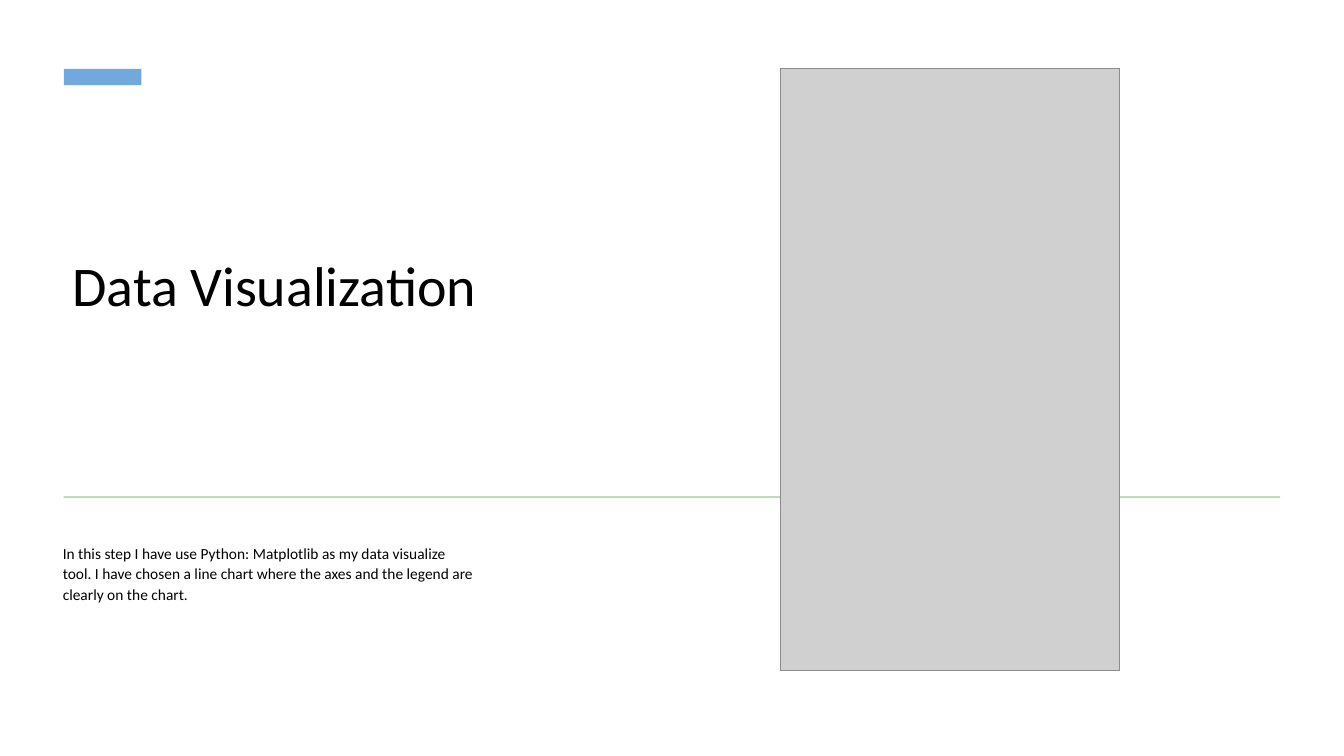
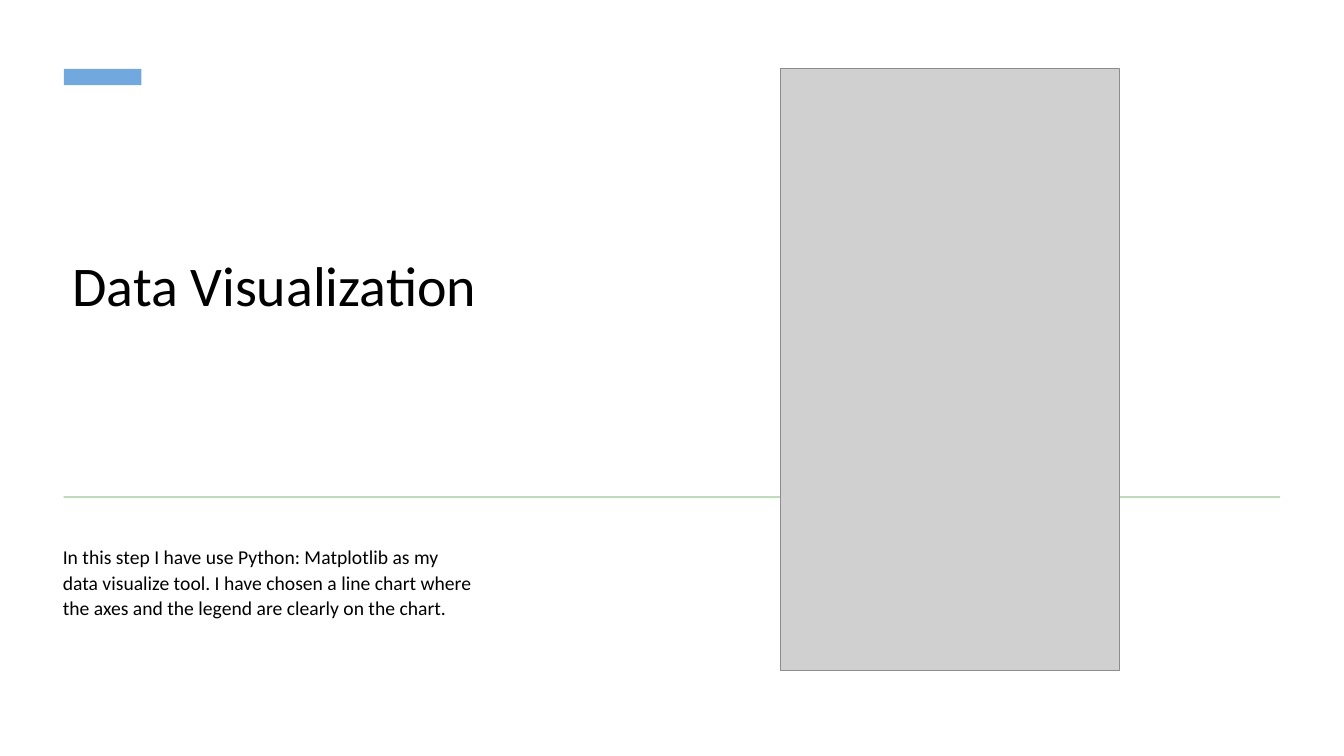
Before and after one commit to isaphu/Project-Weather-Trends, a slide deck: slide 4 of Bangkok Vs.pptx. Drawn at 1344x756 pixels with LibreOffice and Linux fonts; fonts in the diff are those of the drawing; grey boxes stand for pictures. Boxes give left, top, right and bottom in pixels: in the first picture for what was removed or moved away, otherwise in the second. Text is boxed around its words. In the diff, an @@ line names an element or a change of style, - is before the commit and + after.

```diff
--- a/Bangkok Vs.pptx
+++ b/Bangkok Vs.pptx
@@ subtitle "In this step I have ..." at [63, 550, 471, 619]: size 11 to 14 pt @@
```
Also in this commit, not shown: 3 other slides changed, 2 other files.
